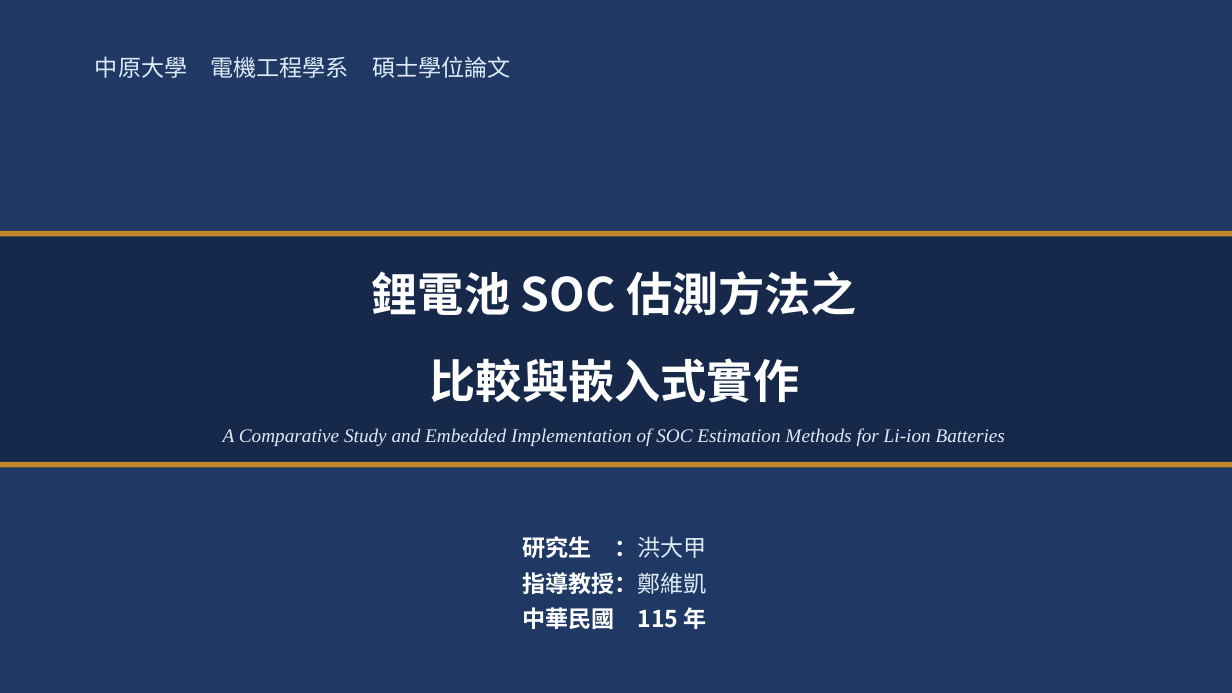
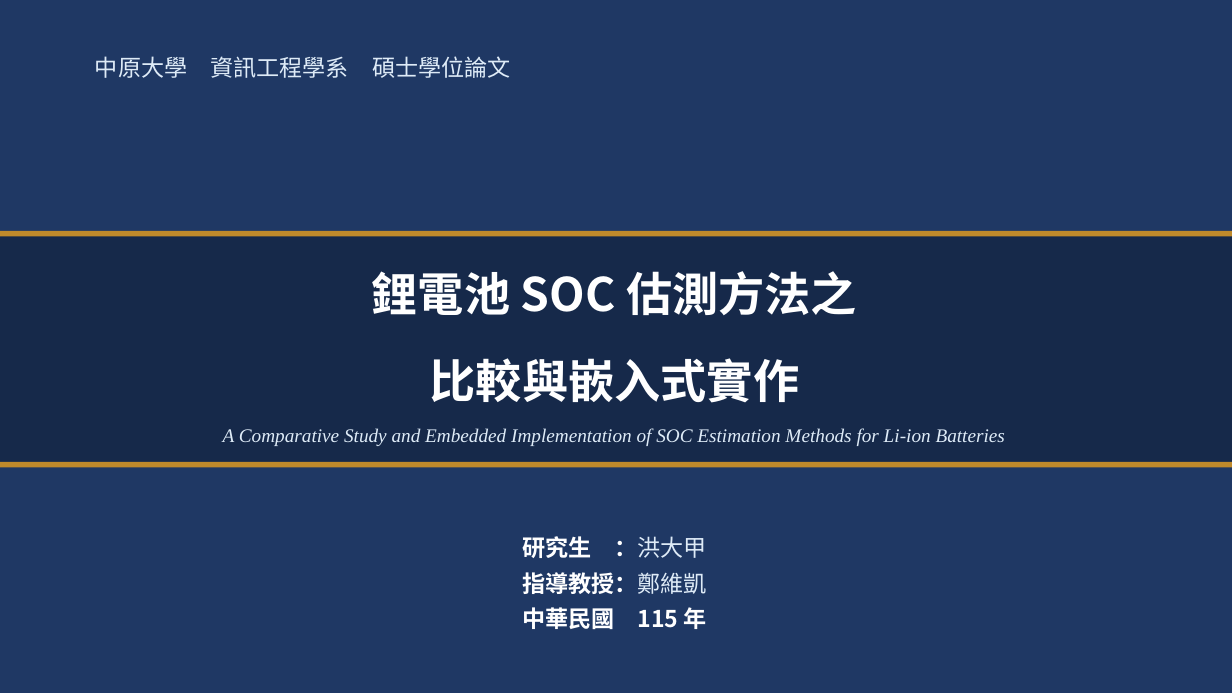
Before and after one commit to JackHung9527/SOC_RESEARCH, a slide deck: slide 1 of DOC/論文撰寫/口試簡報_鋰電池SOC估測.pptx. Drawn at 1232x693 pixels with LibreOffice and Linux fonts; fonts in the diff are those of the drawing. Boxes give left, top, right and bottom in pixels: in the first picture for what was removed or moved away, otherwise in the second. Text is boxed around its words. In the diff, an @@ line names an element or a change of style, - is before the commit and + after.

```diff
--- a/DOC/論文撰寫/口試簡報_鋰電池SOC估測.pptx
+++ b/DOC/論文撰寫/口試簡報_鋰電池SOC估測.pptx
@@ text at [95, 56, 511, 78]: text changed @@
-中原大學 電機工程學系 碩士學位論文
+中原大學 資訊工程學系 碩士學位論文
```
Also in this commit, not shown: 4 other files.
